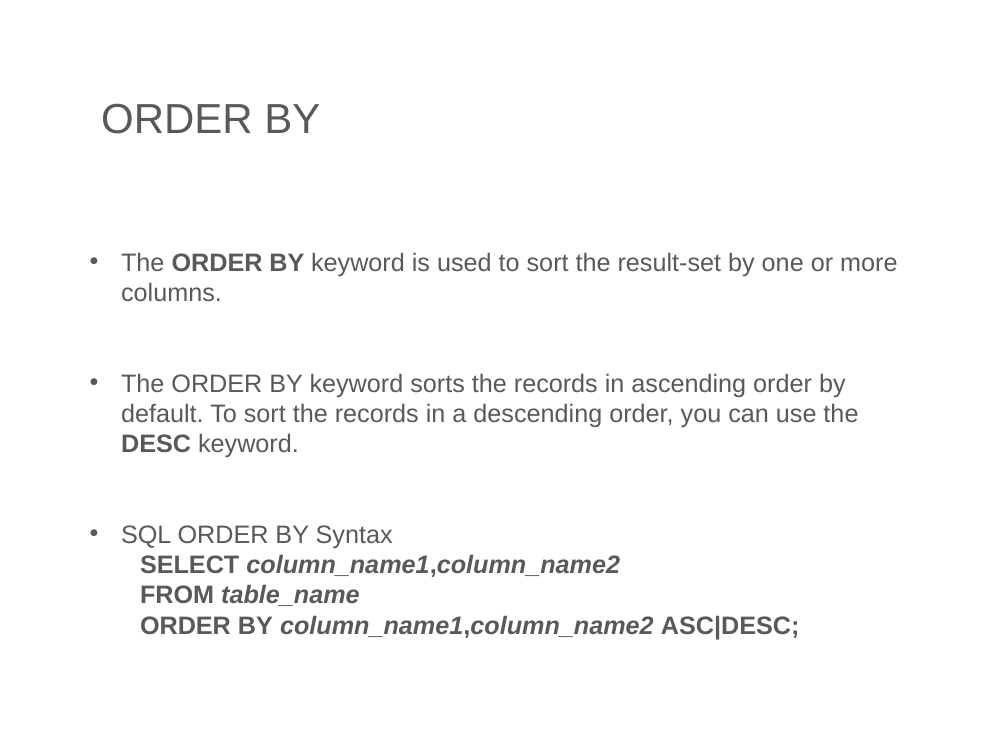
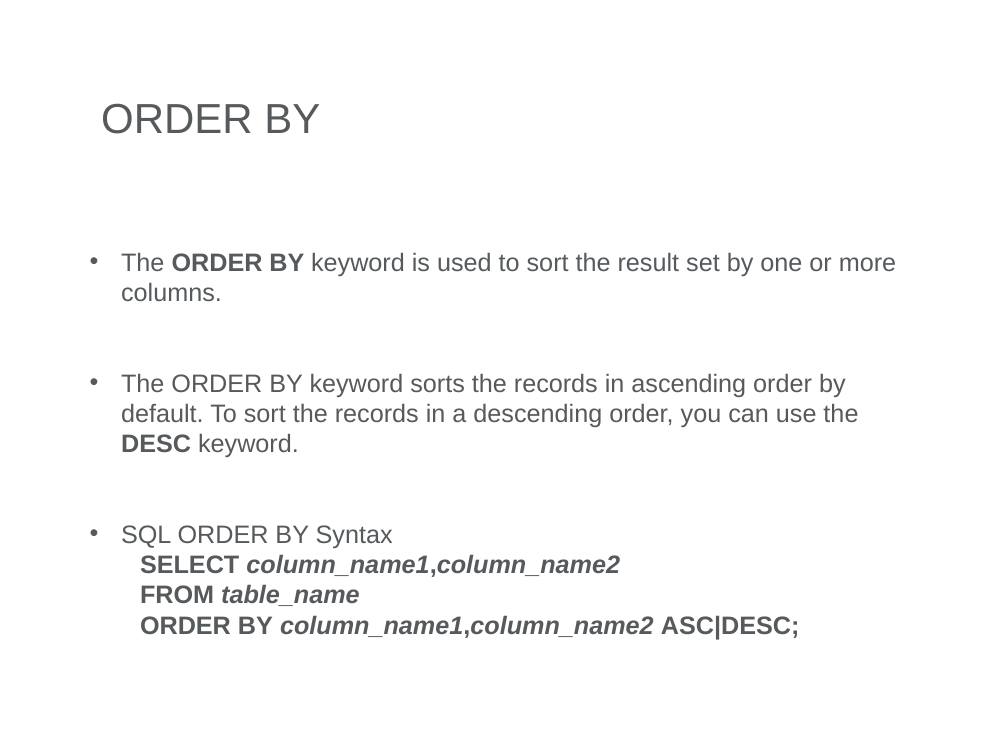
Before and after one commit to radu-duca/JavaDocs, a slide deck: slide 25 of SQL/Prezentare_Workshop/SQL Presentation.pptx. Drawn at 1008x756 pixels with LibreOffice and Linux fonts; fonts in the diff are those of the drawing; background and template pictures are left out. Boxes give left, top, right and bottom in pixels: in the first picture for what was removed or moved away, otherwise in the second. Text is boxed around its words. In the diff, an @@ line names an element or a change of style, - is before the commit and + after.

```diff
--- a/SQL/Prezentare_Workshop/SQL Presentation.pptx
+++ b/SQL/Prezentare_Workshop/SQL Presentation.pptx
@@ text at (x1=121, y1=252, x2=896, y2=302): text changed @@
-• The ORDER BY keyword is used to sort the result-set by one or more columns.
+• The ORDER BY keyword is used to sort the result set by one or more columns.
```
Also in this commit, not shown: 9 other slides changed, 2 slides added, 2 slides removed, 2 other files.
